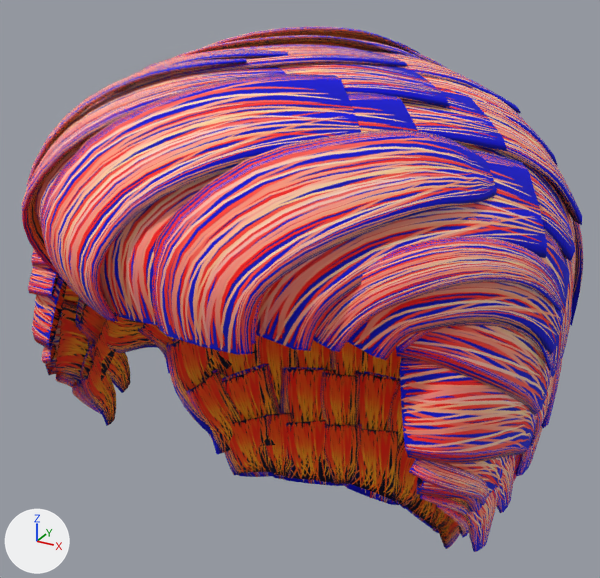
A saved change to the FBX model Assets/Plugins/CharacterCustomizer/Characters/Human/Hair/Hairstyles/SidePart_02/Hair_SidePart_02.fbx.
Rendered twice from a 50 mm camera at (0.126, -0.251, 1.855) aimed at (-0.008, -0.007, 1.733). Arrows for +X, +Y and +Z are at lower left; the lights stay in place. The older version comes first. Objects named as collision shapes, trigger or cutter boxes, shadow casters or lower levels of detail are left out.

Names of what the first picture shows: 'Hair_SidePart_02_LOD0'.
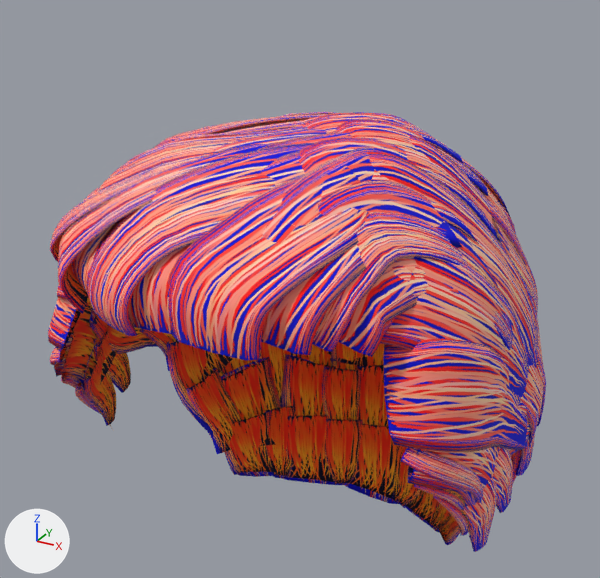
The newer file adds a shape key; the second version is drawn at full value of the shape key 'compress' of 'Hair_SidePart_02_LOD0', and the change is written as the vertex moves it makes.

What differs and where, as boxes [x1, y1, x2, y2] in the pictures (600 x 578 px; the box of a moved part takes in the faces that stretch with it):
'Hair_SidePart_02_LOD0', reshaped, shading changed (11% narrower, 16% shorter)
    before: [22, 26, 583, 552]
    after: [48, 112, 546, 552]
part 1 of me_mesh, moved or reshaped
    before: [56, 371, 84, 391]
    after: [61, 372, 86, 393]
part 2 of me_mesh, moved or reshaped (mostly hidden afterwards)
    before: [216, 335, 259, 376]
    after: [222, 356, 257, 374]
part 3 of me_mesh, moved or reshaped
    before: [222, 364, 280, 446]
    after: [221, 357, 281, 446]
part 4 of me_mesh, moved or reshaped
    before: [75, 297, 158, 353]
    after: [89, 308, 158, 354]
part 5 of me_mesh, moved or reshaped
    before: [166, 338, 226, 437]
    after: [166, 340, 225, 437]
part 6 of me_mesh, moved or reshaped
    before: [87, 319, 131, 393]
    after: [94, 325, 131, 393]
part 7 of me_mesh, moved or reshaped
    before: [45, 299, 116, 385]
    after: [54, 303, 118, 385]
part 8 of me_mesh, moved or reshaped
    before: [41, 344, 58, 364]
    after: [50, 345, 68, 365]
part 9 of me_mesh, moved or reshaped (not visible before)
    after: [497, 199, 516, 234]
part 10 of me_mesh, moved or reshaped
    before: [437, 505, 471, 536]
    after: [433, 496, 469, 536]
part 11 of me_mesh, moved or reshaped
    before: [420, 495, 469, 515]
    after: [414, 484, 465, 510]
part 12 of me_mesh, moved or reshaped
    before: [417, 455, 510, 512]
    after: [408, 447, 501, 507]
part 13 of me_mesh, moved or reshaped
    before: [409, 459, 488, 505]
    after: [401, 447, 483, 503]
part 14 of me_mesh, moved or reshaped
    before: [22, 26, 583, 549]
    after: [48, 112, 546, 545]
part 15 of me_mesh, shading changed
    before: [22, 26, 583, 552]
    after: [48, 112, 546, 552]

Edits to the bpy script that builds the scene:
```text
Change me_mesh:
    used by ob_hair_sidepart_02_lod0; location = (0.0, 0.0, 0.0); scale = (0.01, 0.01, 0.01)
    remove me_mesh.from_pydata(...)  # 13064 vertices, 12048 faces; spans x -8.7..8.8, y -11.3..9.2, z 160.5..182.5
    add me_mesh.from_pydata(...)  # 13064 vertices, 12048 faces; spans x -8.1..8.1, y -10.3..8.2, z 160.6..180.0
    me_mesh part 1: the loose piece of 72 vertices spanning x -7.5..-6.5, y -7.4..-5.3, z 169.3..171.4 is multiplied about its middle by the matrix ((1.003, -0.005, 0.118), (0.002, 1.01, 0.03), (-0.118, -0.03, 1.003)), then moved by (0.2, 0.0, 0.0)
    me_mesh part 2: the loose piece of 72 vertices spanning x -7.2..-4.8, y 1.8..5.2, z 164.5..168.7 is multiplied about its middle by the matrix ((0.939, 0.065, -0.006), (0.079, 0.961, -0.022), (-0.059, 0.133, 1.018)), then moved by (0.0, 0.0, 0.2)
    me_mesh part 3: the loose piece of 72 vertices spanning x -6.7..-4.0, y 1.2..4.4, z 163.0..166.5 is multiplied about its middle by the matrix ((0.974, 0.004, -0.027), (0.037, 1.02, 0.019), (-0.004, 0.089, 1.026)), then moved by (0.0, 0.0, 0.1)
    me_mesh part 4: the loose piece of 104 vertices spanning x -8.3..-7.2, y -5.6..0.3, z 169.0..173.6 is multiplied about its middle by the matrix ((0.981, -0.028, 0.123), (0.025, 0.988, 0.031), (-0.124, -0.027, 0.981)), then moved by (0.3, 0.0, 0.0)
    me_mesh part 5: the loose piece of 72 vertices spanning x -7.7..-5.9, y -0.3..3.2, z 164.4..169.2 is multiplied about its middle by the matrix ((0.981, 0.003, -0.001), (0.013, 0.98, -0.009), (-0.048, 0.036, 1.001)), then moved by (0.0, 0.0, 0.1)
    me_mesh part 6: the loose piece of 72 vertices spanning x -8.0..-7.1, y -5.2..-2.3, z 168.1..172.1 is multiplied about its middle by the matrix ((1.017, 0.003, 0.083), (-0.004, 1.02, 0.02), (-0.083, -0.021, 1.016)), then moved by (0.1, 0.0, 0.0)
    me_mesh part 7: the loose piece of 72 vertices spanning x -8.0..-6.5, y -7.7..-2.8, z 169.2..174.0 is multiplied about its middle by the matrix ((0.84, -0.032, 0.139), (-0.024, 1.001, 0.058), (-0.037, 0.0, 1.0)), then moved by (0.3, 0.1, 0.0)
    me_mesh part 8: the loose piece of 104 vertices spanning x -7.8..-6.3, y -7.8..-4.6, z 169.6..172.7 is multiplied about its middle by the matrix ((0.858, -0.019, 0.156), (0.023, 1.03, 0.053), (-0.04, -0.005, 1.011)), then moved by (0.2, 0.0, 0.0)
    me_mesh part 9: the loose piece of 152 vertices spanning x 4.0..6.9, y 1.4..7.0, z 172.4..179.0 is multiplied about its middle by the matrix ((0.881, 0.008, -0.05), (-0.071, 0.94, -0.088), (-0.005, -0.012, 0.869)), then moved by (-1.1, -0.9, -0.6)
    me_mesh part 10: the loose piece of 72 vertices spanning x 6.7..7.5, y -6.5..-4.9, z 168.2..170.6 is moved by (-0.1, 0.1, 0.1)
    me_mesh part 11: the loose piece of 72 vertices spanning x 6.5..7.5, y -7.4..-5.3, z 169.3..171.4 is scaled about its middle by (1.19, 0.874, 1.02), then moved by (-0.2, 0.1, 0.1)
    me_mesh part 12: the loose piece of 72 vertices spanning x 6.5..8.0, y -7.7..-2.8, z 169.2..174.0 is multiplied about its middle by the matrix ((0.986, -0.01, -0.089), (-0.024, 0.947, 0.026), (0.029, 0.013, 1.015)), then moved by (-0.3, 0.1, 0.1)
    me_mesh part 13: the loose piece of 104 vertices spanning x 6.3..7.8, y -7.8..-4.6, z 169.6..172.7 is multiplied about its middle by the matrix ((0.959, 0.059, -0.048), (-0.056, 0.959, 0.047), (0.051, -0.044, 0.96)), then moved by (-0.2, 0.1, 0.0)
    me_mesh part 14: 10721 of 13064 vertices moved; they spanned x -8.7..8.8, y -11.3..9.2, z 162.0..182.5 and now span x -8.1..8.1, y -10.3..8.2, z 162.0..180.0; mean shift (-0.2, -0.3, -0.7); largest move (7.3, -2.2, 179.2) -> (3.8, -2.8, 179.1)
    me_mesh part 15: edges marked sharp go from 0 to 2032
    other edits to the shape of me_mesh do not show in these pictures
```
